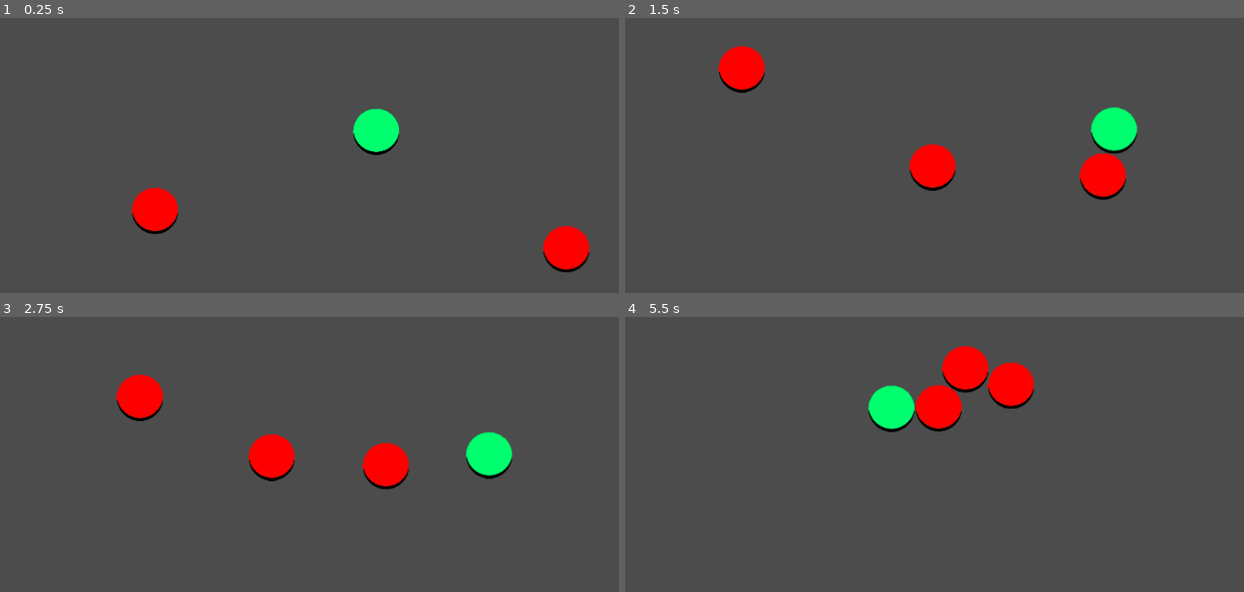
Above: before the commit, frames 1-4 (two rows, left to right).
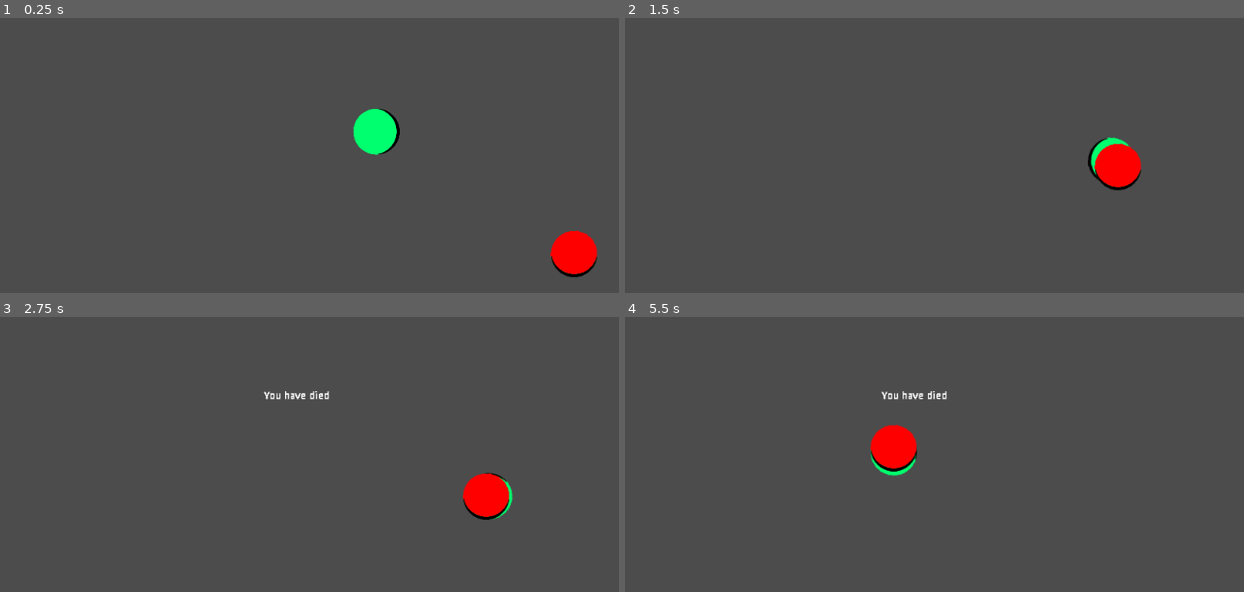
Above: after the commit, the same moments.

Repository: cierius/Project_B_Godot
Game: Godot game, scene res://Testing_Field.tscn
The game is run twice, just before and just after one commit, with the same random seed, the same clock (stepped at 60 frames per second) and the same inputs.
Inputs (mouse positions are in pixels of both pictures, inside the frame that each line leads up to):
- Up to frame 1 (0.25 s): no input
- Up to frame 2 (1.5 s): move the mouse to (1169, 108) at 0.52 s; press the mouse at (1169, 108) at 0.53 s; hold D (move_right) 0.53-1.28 s; right-click (1169, 108) at 0.8 s; move the mouse to (847, 152) at 1.27 s; release the mouse at (847, 152) at 1.28 s; hold S (move_down) from 1.28 s (still down); right-click (847, 152) at 1.35 s
- Up to frame 3 (2.75 s): click (222, 451) at 1.55 s; move the mouse to (451, 333) at 2.02 s; release S (move_down) at 2.03 s; press the mouse at (451, 333) at 2.03 s; hold D (move_right) from 2.03 s (still down); right-click (451, 333) at 2.3 s
- Up to frame 4 (5.5 s): move the mouse to (965, 517) at 2.77 s; release D (move_right) at 2.78 s; release the mouse at (965, 517) at 2.78 s; hold W (move_up) 2.78-3.53 s; right-click (965, 517) at 2.85 s; click (965, 517) at 3.05 s; move the mouse to (1225, 495) at 3.52 s; press the mouse at (1225, 495) at 3.53 s; hold A (move_left) 3.53-5.03 s; right-click (1225, 495) at 3.8 s; move the mouse to (773, 363) at 4.27 s; release the mouse at (773, 363) at 4.28 s; right-click (773, 363) at 4.35 s; click (773, 363) at 4.55 s; move the mouse to (1039, 429) at 5.02 s; press the mouse at (1039, 429) at 5.03 s; hold S (move_down) from 5.03 s (still down); right-click (1039, 429) at 5.3 s

The runs differ from the first frame. In frame 1, 1.8% of the frame differs, in the area x 21-97%, y 32-95%; in frame 2, 4.0%; in frame 3, 5.3%, in the area x 18-83%, y 20-74%; in frame 4, 5.1%.

Commit message:
Basic enemy attack is done

Diff:
--- a/Character.tscn
+++ b/Character.tscn
@@ -7,9 +7,12 @@
 radius = 10.7423
 
 [node name="Character" type="KinematicBody2D"]
+collision_mask = 0
 script = ExtResource( 2 )
+health = 25
 
 [node name="Sprite" type="Sprite" parent="."]
+rotation = -1.5708
 texture = ExtResource( 1 )
 
 [node name="CollisionShape2D" type="CollisionShape2D" parent="."]
--- a/Enemy.tscn
+++ b/Enemy.tscn
@@ -7,6 +7,8 @@
 radius = 31.9825
 
 [node name="Enemy" type="KinematicBody2D"]
+collision_layer = 2
+collision_mask = 2
 script = ExtResource( 2 )
 
 [node name="Sprite" type="Sprite" parent="."]
--- a/Scripts/Character.gd
+++ b/Scripts/Character.gd
@@ -1,22 +1,32 @@
 extends KinematicBody2D
 
 export (int) var speed = 200
+export (int) var health = 100
 
 var velocity = Vector2()
+var is_moving = false
 
 onready var cam = get_node("Camera2D")
 
+
 func _process(_delta):
+	if(health <= 0):
+		death()
+
 	input_detection()
 	velocity = move_and_slide(velocity)
-	#print (get_node("Camera2D").get_camera_position())
 
+	if(velocity.x != 0 or velocity.y != 0):
+		#print("moving")
+		is_moving = true
+	else:
+		is_moving = false
 
 func input_detection():
 	# Need to zero out the vector otherwise it keeps going the same direction
 	velocity = Vector2()
 
-	# Basic input
+	# Keyboard input
 	if(Input.is_action_pressed("move_up")):
 		velocity.y += -1
 	if(Input.is_action_pressed("move_down")):
@@ -28,3 +38,26 @@
 
 	# Normalized makes it so that velocity clamps to 1
 	velocity = velocity.normalized() * speed
+
+	if(Input.is_action_pressed("lmb")):
+		mouse_click(0)
+	elif(Input.is_action_pressed("rmb")):
+		mouse_click(1)
+
+func mouse_click(button):
+	if(button == 0):
+		attack(get_viewport().get_mouse_position())
+	elif(button == 1):
+		print("RMB")
+
+func attack(mouse_pos):
+	look_at(mouse_pos)
+
+# Just messing around with a death message and figuring out how to create
+# instances using godot
+func death():
+	print("Death")
+	var death_text = Label.new()
+	death_text.set_position(Vector2(get_viewport().size.x/2, get_viewport().size.y/2))
+	death_text.set_text("You have died")
+	get_parent().add_child(death_text)
--- a/Scripts/Enemy.gd
+++ b/Scripts/Enemy.gd
@@ -1,31 +1,61 @@
 extends KinematicBody2D
 
+export (int) var health = 100
+export (int) var speed = 125
+export (float) var absorb_rate = 1.05
+export (int) var attack_rate = 2
 
-export (int) var speed = 175
 
+var dist = 0
 var target = Vector2()
 var dir = Vector2()
+
+var has_attacked = false
+var attack_timer = 0
 
 func _ready():
 	target = get_parent().get_node("Character")
 
 
+# Called every frame. 'delta' is the elapsed time since the previous frame.
+func _process(delta):
+	tracking_ai()
+	dir = move_and_slide(dir)
+
+
 func tracking_ai():
 	dir = target.position - position
 
-	print(dir)
+	dist = global_position.distance_to(target.position)
 
-	if(abs(dir.x) <= 32 or abs(dir.y) <= 32):
-		dir = dir.normalized() * speed * 0.5
+	# Close to the player the enemy will match the speed and "absorb" the player
+	if(dist <= 64):
+		if(dist <= 10):
+			if(has_attacked == false):
+				target.health -= 25
+				print("Attacked player hp remaining: ", target.health)
+				has_attacked = true
+				attack_timer = OS.get_unix_time()
+			else:
+				attack_timer()
 
-		get_node("CollisionShape2D").z_index = 1
+
+		if(target.is_moving == true):
+			dir = dir.normalized() * target.speed * absorb_rate
+		else:
+			# 25 seems like a good amount so that it absorbs quicker when the
+			# player is standing still
+			dir = dir.normalized() * absorb_rate * 25
+
+		# Enemies will not collide with each other
+		set_collision_mask_bit(1, false)
 	else:
 		dir = dir.normalized() * speed
+		set_collision_mask_bit(1, true)
 
 
-
-# Called every frame. 'delta' is the elapsed time since the previous frame.
-func _process(delta):
-	tracking_ai()
-
-	move_and_slide(dir)
+func attack_timer():
+	var elapsed = OS.get_unix_time() - attack_timer
+	if(elapsed >= attack_rate):
+		has_attacked = false
+		print("attack reset")
--- a/Testing_Field.tscn
+++ b/Testing_Field.tscn
@@ -10,9 +10,3 @@
 
 [node name="Character" parent="." instance=ExtResource( 1 )]
 position = Vector2( 528.035, 293.891 )
-
-[node name="Enemy2" parent="." instance=ExtResource( 2 )]
-position = Vector2( 185.93, 416.835 )
-
-[node name="Enemy3" parent="." instance=ExtResource( 2 )]
-position = Vector2( -79.5582, 156.692 )
--- a/project.godot
+++ b/project.godot
@@ -41,6 +41,21 @@
 "events": [ Object(InputEventKey,"resource_local_to_scene":false,"resource_name":"","device":0,"alt":false,"shift":false,"control":false,"meta":false,"command":false,"pressed":false,"scancode":87,"unicode":0,"echo":false,"script":null)
  ]
 }
+lmb={
+"deadzone": 0.5,
+"events": [ Object(InputEventMouseButton,"resource_local_to_scene":false,"resource_name":"","device":0,"alt":false,"shift":false,"control":false,"meta":false,"command":false,"button_mask":0,"position":Vector2( 0, 0 ),"global_position":Vector2( 0, 0 ),"factor":1.0,"button_index":1,"pressed":false,"doubleclick":false,"script":null)
+ ]
+}
+rmb={
+"deadzone": 0.5,
+"events": [ Object(InputEventMouseButton,"resource_local_to_scene":false,"resource_name":"","device":0,"alt":false,"shift":false,"control":false,"meta":false,"command":false,"button_mask":0,"position":Vector2( 0, 0 ),"global_position":Vector2( 0, 0 ),"factor":1.0,"button_index":2,"pressed":false,"doubleclick":false,"script":null)
+ ]
+}
+
+[layer_names]
+
+2d_physics/layer_1="Player"
+2d_physics/layer_2="Enemy"
 
 [rendering]
 
